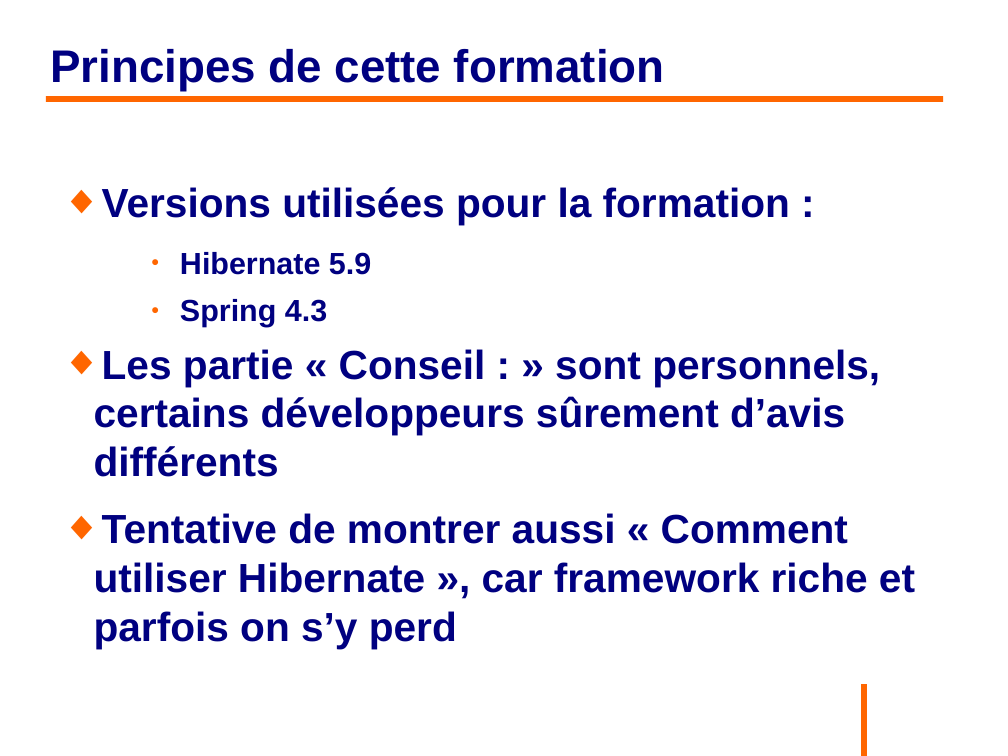
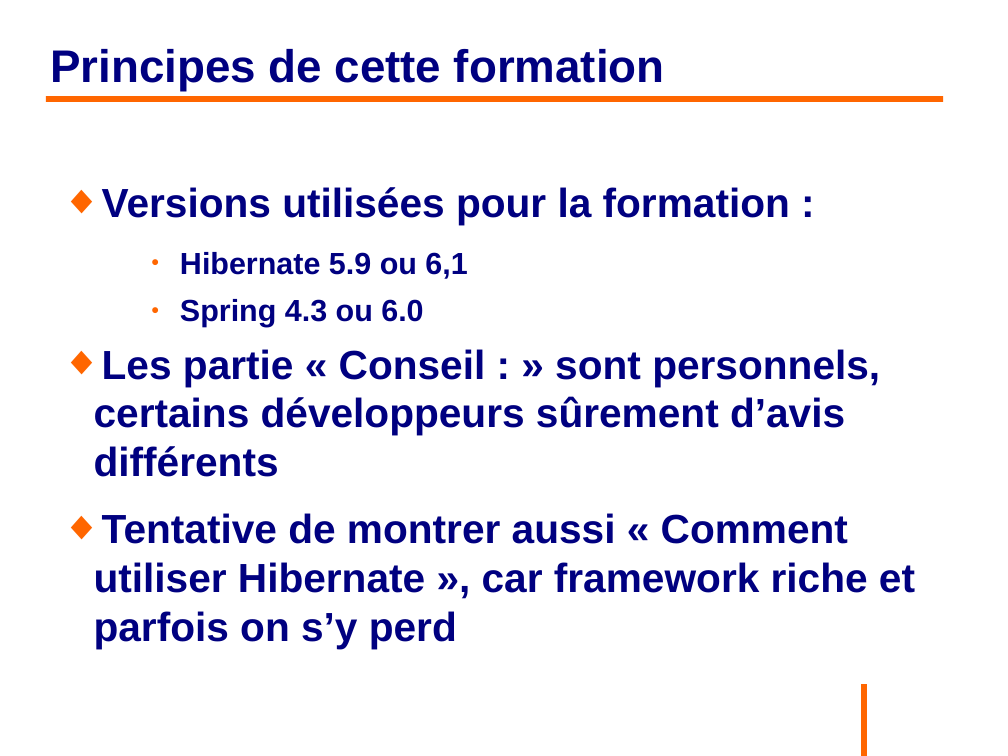
Before and after one commit to philphils/formation-hibernate-basique, a slide deck: slide 18 of Documentation/diapo_formation_hibernate.odp (slide 17 before the commit). Drawn at 1008x756 pixels with LibreOffice and Linux fonts; fonts in the diff are those of the drawing; background and template pictures are left out. Boxes give left, top, right and bottom in pixels: in the first picture for what was removed or moved away, otherwise in the second. Text is boxed around its words. In the diff, an @@ line names an element or a change of style, - is before the commit and + after.

```diff
--- a/Documentation/diapo_formation_hibernate.odp
+++ b/Documentation/diapo_formation_hibernate.odp
@@ text at box(180, 252, 467, 327): text changed @@
-    ● Hibernate 5.9
-    ● Spring 4.3
+    ● Hibernate 5.9 ou 6,1
+    ● Spring 4.3 ou 6.0
```
Also in this commit, not shown: 12 other slides changed, 1 slide added.
